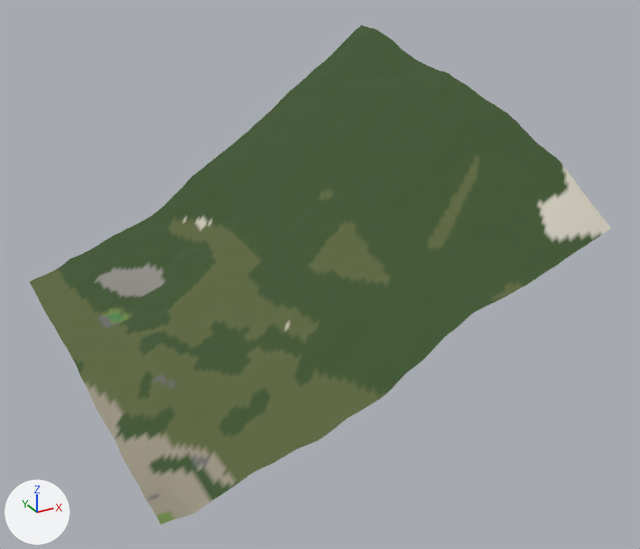
The glTF model gibraltar/data/build/tiles/T_E0_S2/terrain.glb as it was, and as the next commit left it.
Camera for both pictures: a camera (50 mm lens) standing at (-177.0, -608.0, 550.0) and looking at (271.0, 207.0, 143.0). Lighting does not change. The marker at lower left points along +X, +Y and +Z. The older version comes first.

Objects in the first picture: 'T_E0_S2_terrain'.
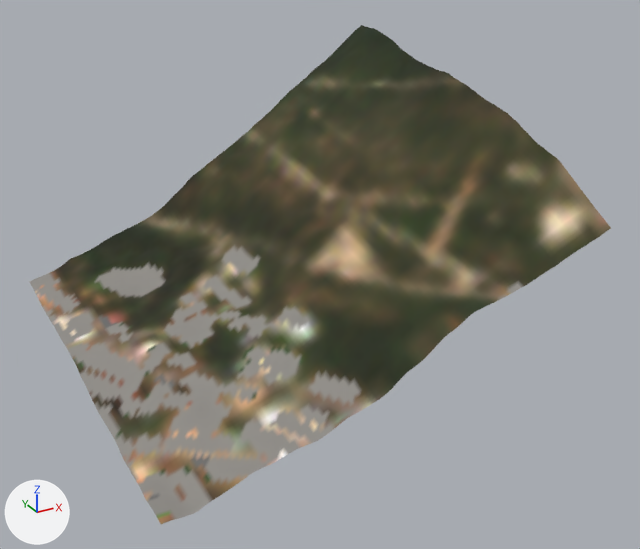
What changed in the scene script:
```text
Change me_t_e0_s2_terrain:
    where me_t_e0_s2_terrain.from_pydata(...)  # 10201 vertices, 20000 faces; spans x 0.0..500.0, y 0.0..500.0, z 42.0..368.0
    used by ob_t_e0_s2_terrain; location = (0.0, 0.0, 0.0)
    me_t_e0_s2_terrain part 1: 3475 faces centred in x 2.0..498.0, y 2.0..498.0, z 47.0..330.0 are repainted in the vertex colours; the middle colour goes from dark green #3d552e to brown #655a40
    me_t_e0_s2_terrain part 2: 6220 faces centred in x 2.0..498.0, y 2.0..498.0, z 51.0..334.0 are repainted in the vertex colours; the middle colour goes from dark green #3d552e to dark yellow #424026
    me_t_e0_s2_terrain part 3: 4709 faces centred in x 2.0..498.0, y 2.0..498.0, z 42.0..270.0 are repainted in the vertex colours; the middle colour goes from dark green #5c663d to grey #8f8c87
    me_t_e0_s2_terrain part 4: 5325 faces centred in x 13.0..498.0, y 2.0..498.0, z 59.0..367.0 are repainted in the vertex colours; the middle colour goes from dark green #3d552e to dark green #2e3216
```

Pixel boxes [x1, y1, x2, y2] of what changed, in the pictures (640 x 549 px):
part 1 of me_t_e0_s2_terrain, recoloured
    both: [52, 76, 611, 502]
part 2 of me_t_e0_s2_terrain, recoloured (dark green to dark yellow)
    both: [56, 70, 600, 499]
part 3 of me_t_e0_s2_terrain, recoloured (lighter)
    both: [29, 165, 608, 524]
part 4 of me_t_e0_s2_terrain, recoloured
    both: [58, 25, 556, 413]
